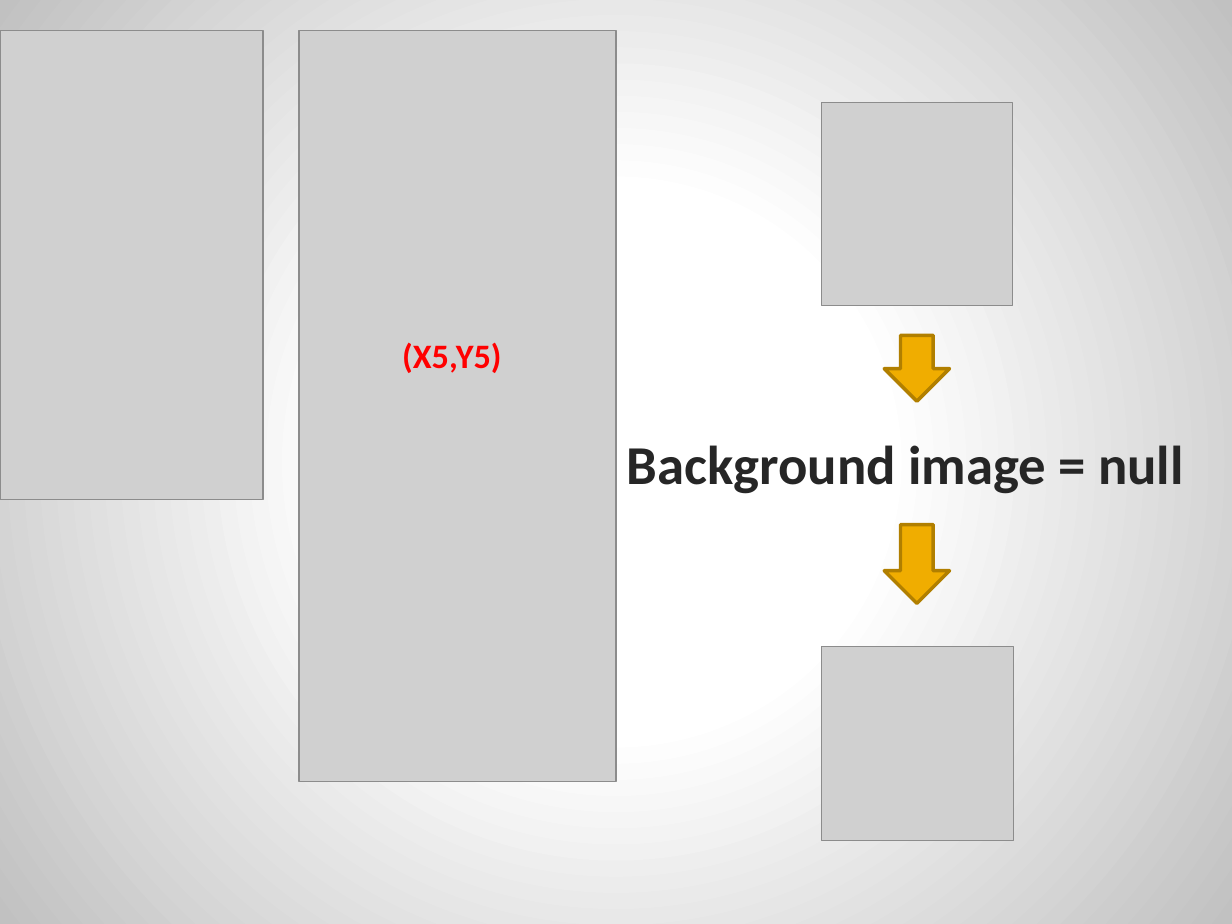
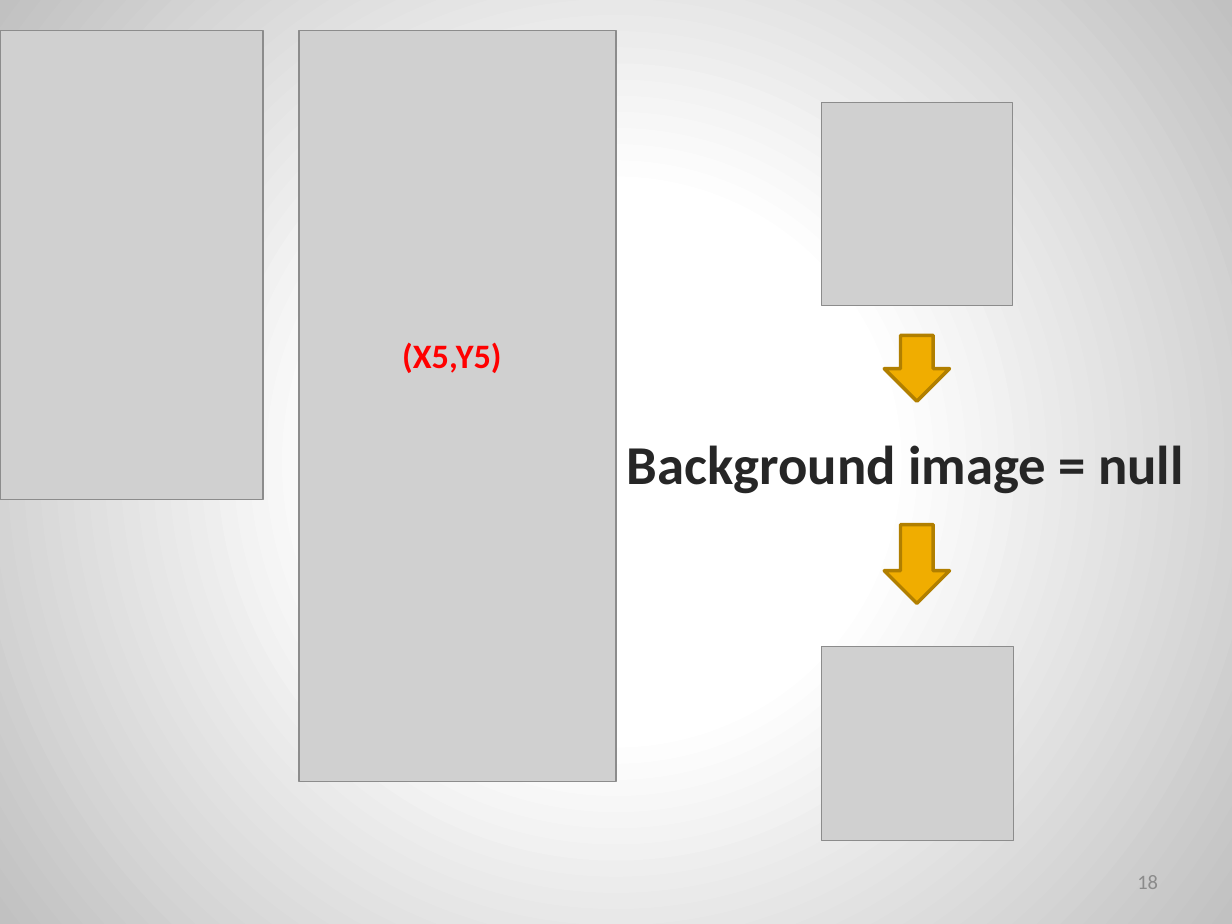
Before and after one commit to MrXiX/CARO-2-NGUOI, a slide deck: slide 18 of doancarohki1819.pptx (slide 17 before the commit). Drawn at 1232x924 pixels with LibreOffice and Linux fonts; fonts in the diff are those of the drawing; grey boxes stand for pictures. Boxes give left, top, right and bottom in pixels: in the first picture for what was removed or moved away, otherwise in the second. Text is boxed around its words. In the diff, an @@ line names an element or a change of style, - is before the commit and + after.

```diff
--- a/doancarohki1819.pptx
+++ b/doancarohki1819.pptx
@@ page number added at [1137,875,1158,889], 12 pt, text #8C8C8C @@
+18
```
Also in this commit, not shown: 22 other slides changed, 5 slides added, 3 slides removed, 8 other files.
